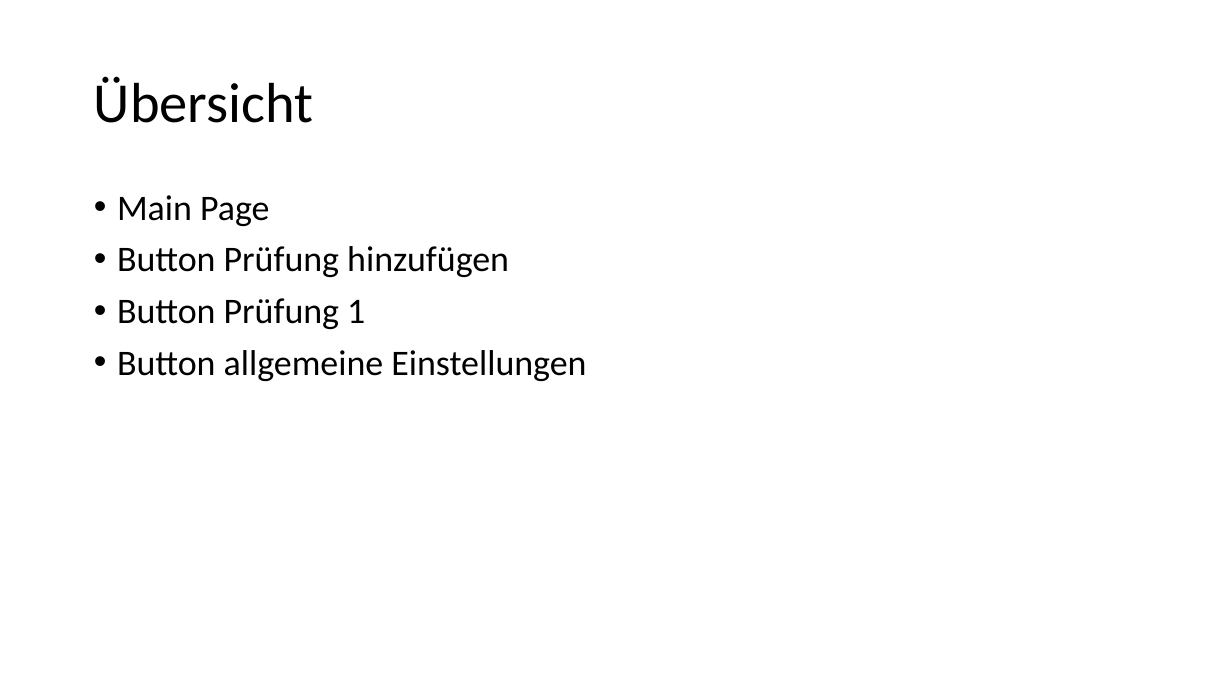
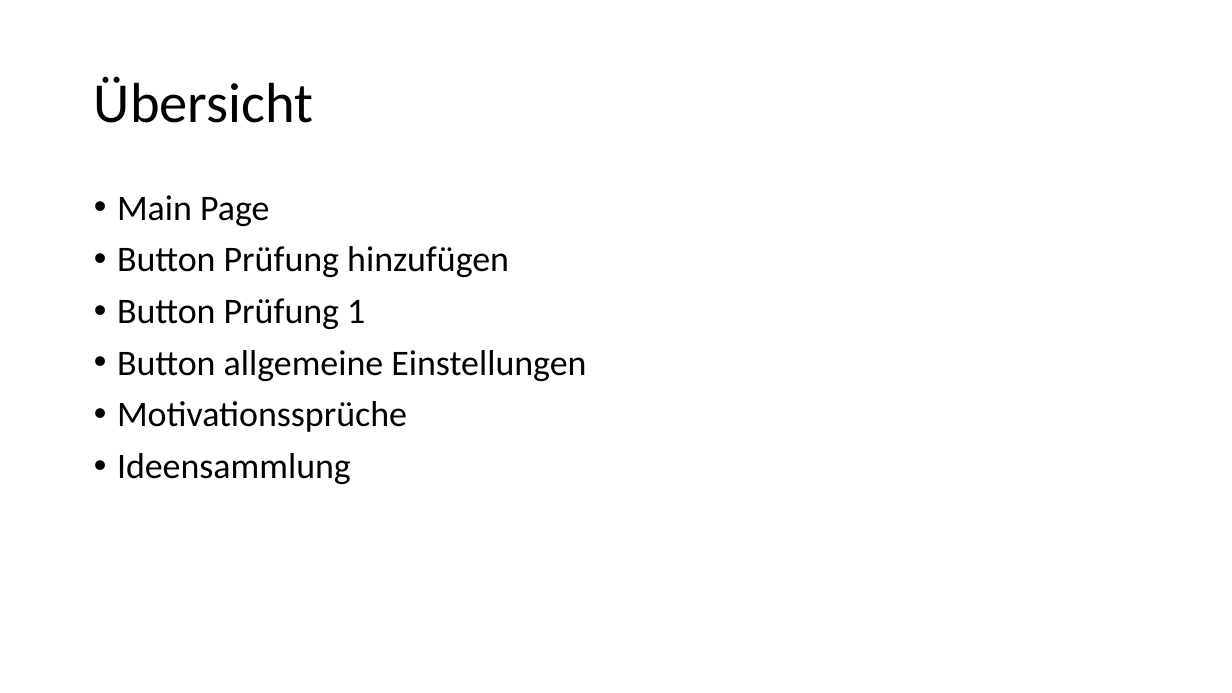
Before and after one commit to felixmeyjr/ExamTrackerAndMore, a slide deck: slide 3 of Design plan.pptx. Drawn at 1232x693 pixels with LibreOffice and Linux fonts; fonts in the diff are those of the drawing. Boxes give left, top, right and bottom in pixels: in the first picture for what was removed or moved away, otherwise in the second. Text is boxed around its words. In the diff, an @@ line names an element or a change of style, - is before the commit and + after.

Commit message:
Create new ppp pages: Motivationssprüche, Ideensammlung

```diff
--- a/Design plan.pptx
+++ b/Design plan.pptx
@@ text at box(117, 401, 407, 484): paragraphs added @@
+• Motivationssprüche
+• Ideensammlung
```
Also in this commit, not shown: 2 slides added.
